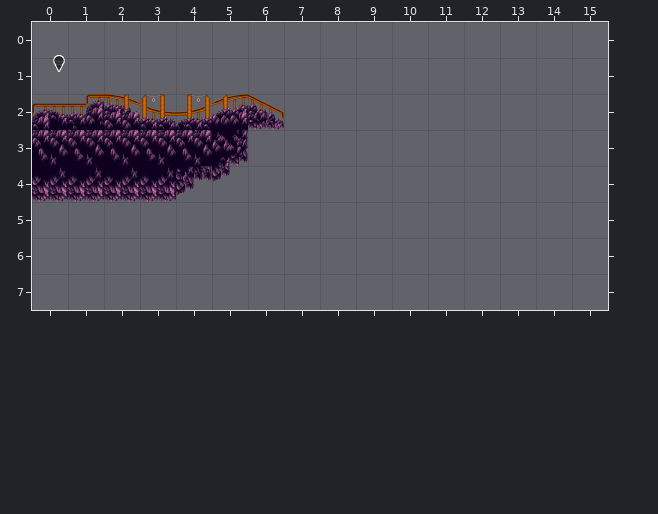
Two states of a Tiled map, assets/levels/R4/Z1.tmx. The first picture shows the starting point.
Cells are 128x128 px. Shown: x 0..15, y 0..7.
The result:
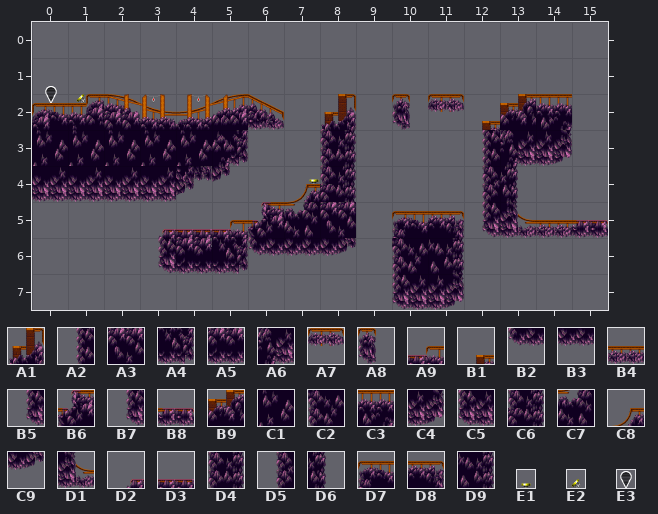
Key: from "128x128": A1 7, A2 9, A3 10, A4 14, A5 15, A6 21, A7 26, A8 30, A9 31, B1 34, B2 37, B3 38, B4 49, B5 51, B6 60, B7 65, B8 69, B9 76, C1 83, C2 92, C3 94, C4 114, C5 115, C6 126, C7 133, C8 137, C9 139, D1 145, D2 162, D3 163, D4 165, D5 169, D6 176, D7 177, D8 178, D9 205; from "objects_common": E1 4 "spring_yellow", E2 6 flipped left-right "spring_yellow_diagonal", E3 12 "startpos".
__ is an empty cell.
Objects are placed by their top-left corner, in cells (3,4 is the top-left corner of cell 3,4); size is 1x1 cell unless given.
The exact change:
{"where": "layer \"LAYER0\""}
{"y":2,"x":8,"old":"__","new":"A1"}
{"y":2,"x":10,"old":"__ __ __ __ __","new":"A8 A7 B1 B9 C3"}
{"y":3,"x":0,"old":"A3 A3 A3 A3 A3","new":"C1 C1 C1 C1 C1"}
{"y":3,"x":8,"old":"__","new":"D4"}
{"y":3,"x":12,"old":"__ __ __","new":"A2 A6 C4"}
{"y":4,"x":7,"old":"__ __","new":"C8 C6"}
{"y":4,"x":12,"old":"__ __","new":"D5 D6"}
{"y":5,"x":3,"old":"__ __ __ __ __ __","new":"D2 D3 A9 B6 C7 A3"}
{"y":5,"x":10,"old":"__ __ __ __ __ __","new":"D7 D8 B5 D1 B4 B8"}
{"y":6,"x":3,"old":"__ __ __ __ __ __","new":"B7 A5 A4 B2 B3 C9"}
{"y":6,"x":10,"old":"__ __","new":"C2 D9"}
{"y":7,"x":10,"old":"__ __","new":"C5 C4"}
{"where": "layer \"OBJECTS/COMMON\""}
{"was": "E3 \"startpos\" at 0.5,0.9 size 0.5x0.5", "now": "E3 \"startpos\" at 0.3,1.8 size 0.5x0.5"}
{"now": "E2 \"spring_yellow_diagonal\" at 1.1,1.8 size 0.5x0.5"}
{"now": "E1 \"spring_yellow\" at 7.6,4 size 0.5x0.5"}
{"label":"old place","picture_box":[53,55,65,72]}
{"label":"changed","picture_box":[32,86,356,274]}
{"label":"added","picture_box":[392,94,608,310]}
